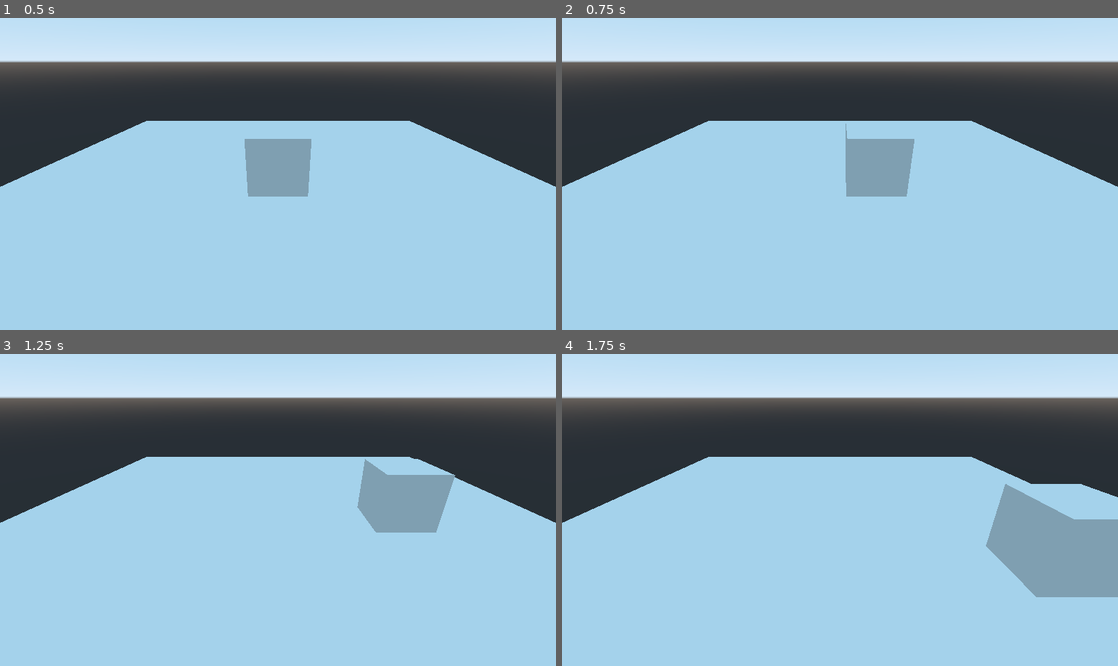
Above: before the commit, frames 1-4 (two rows, left to right).
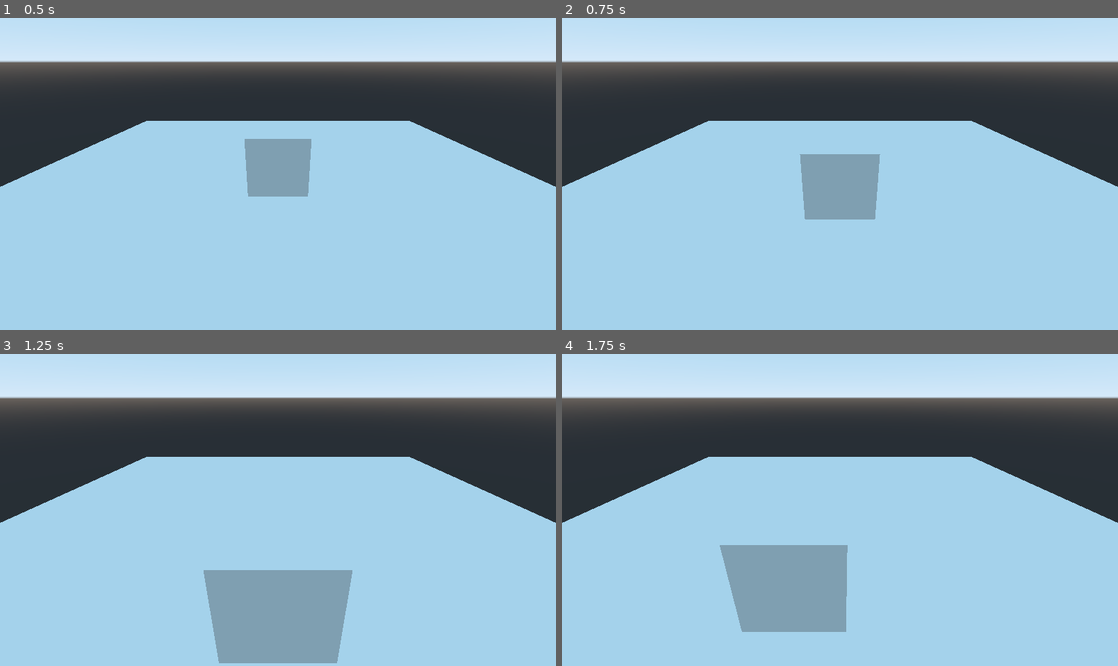
Above: after the commit, the same moments.

Repository: MartinPlusPlus/MnJ-Game
Game: Godot game, scene res://Level0.tscn
Two runs of this game, one before a commit and one after it. Both use one fixed random seed, a clock stepped at 60 frames per second and the inputs below. The project has no main scene, so this scene is started directly.
Inputs:
- Up to frame 1 (0.5 s): no input
- Up to frame 2 (0.75 s): tap Enter at 0.5 s; hold Right (ui_right) from 0.53 s (still down); hold S (move_bwd) from 0.53 s (still down)
- Up to frame 3 (1.25 s): keep holding Right (ui_right); keep holding S (move_bwd); tap W (move_fw) at 0.8 s
- Up to frame 4 (1.75 s): release Right (ui_right) at 1.28 s; release S (move_bwd) at 1.28 s; hold Down (ui_down) from 1.28 s (still down); tap W (move_fw) at 1.35 s; tap A (move_l) at 1.55 s

Frame 1 is identical in both runs. In frame 2, 3.4% of the frame differs, in the area x 42-64%, y 33-65%; in frame 3, 10%; in frame 4, 13%, in the area x 28-100%, y 41-90%.

Commit message:
updated physics code and organised some files

Diff:
--- a/Level0.tscn
+++ b/Level0.tscn
@@ -1,7 +1,7 @@
 [gd_scene load_steps=5 format=2]
 
 [ext_resource path="res://Player.tscn" type="PackedScene" id=1]
-[ext_resource path="res://Player.gd" type="Script" id=2]
+[ext_resource path="res://assets/Player.gd" type="Script" id=2]
 
 [sub_resource type="PhysicsMaterial" id=1]
 
--- a/Player.gd
+++ b/assets/Player.gd
@@ -20,7 +20,7 @@
 #func _process(delta):
 #	pass
 
-func _physics_process(delta):
+func _physics_process(_delta):
 	var dir = Vector3()
 	"""
 	if (Input.is_action_pressed("move_fw")):
@@ -53,21 +53,21 @@
 
 	velocity = move_and_slide(velocity, Vector3(0, 1, 0))
 	"""
-	if Input.is_action_pressed("ui_right") and Input.is_action_pressed("ui_left"):
+	if Input.is_action_pressed("move_r") and Input.is_action_pressed("move_l"):
 		velocity.x = lerp(velocity.x,0,0.1)
-	elif Input.is_action_pressed("ui_right"):
+	elif Input.is_action_pressed("move_r"):
 		velocity.x = SPEED
-	elif Input.is_action_pressed("ui_left"):
+	elif Input.is_action_pressed("move_l"):
 		velocity.x = -SPEED
 
 	else:
 		velocity.x = lerp(velocity.x,0,0.1)
 
-	if Input.is_action_pressed("ui_up") and Input.is_action_pressed("ui_down"):
+	if Input.is_action_pressed("move_fw") and Input.is_action_pressed("move_bwd"):
 		velocity.z = lerp(velocity.z,0,0.1)
-	elif Input.is_action_pressed("ui_up"):
+	elif Input.is_action_pressed("move_fw"):
 		velocity.z = -SPEED
-	elif Input.is_action_pressed("ui_down"):
+	elif Input.is_action_pressed("move_bwd"):
 		velocity.z = SPEED
 
 	else:
